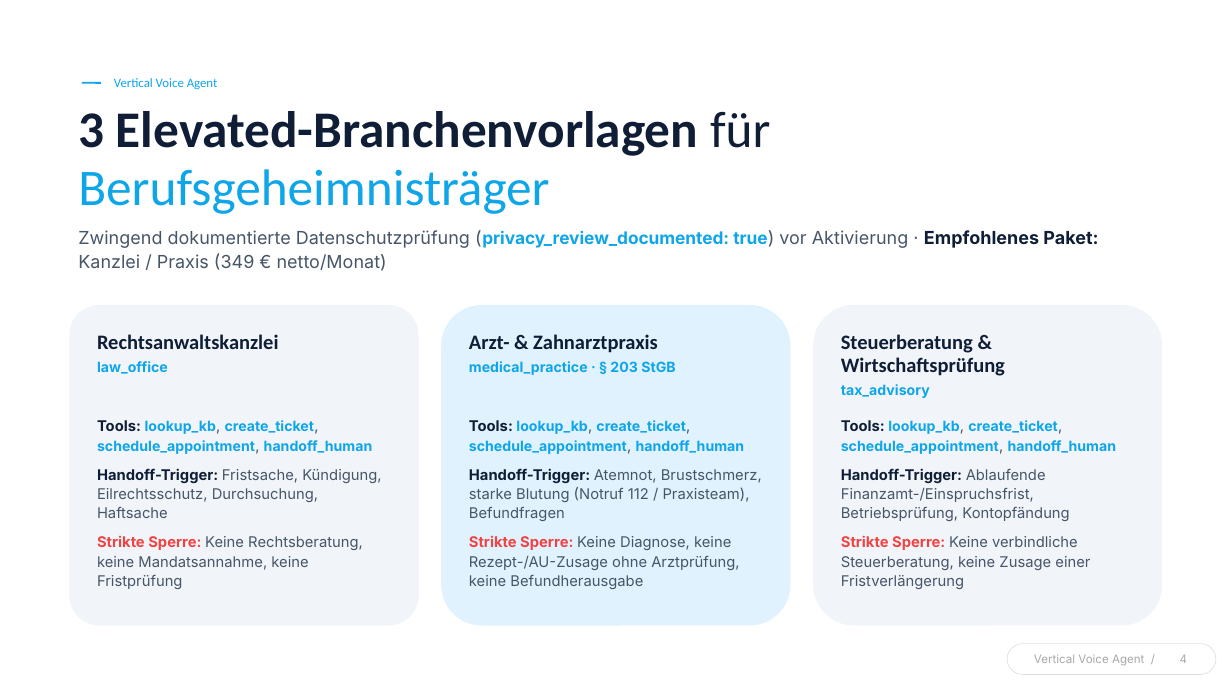
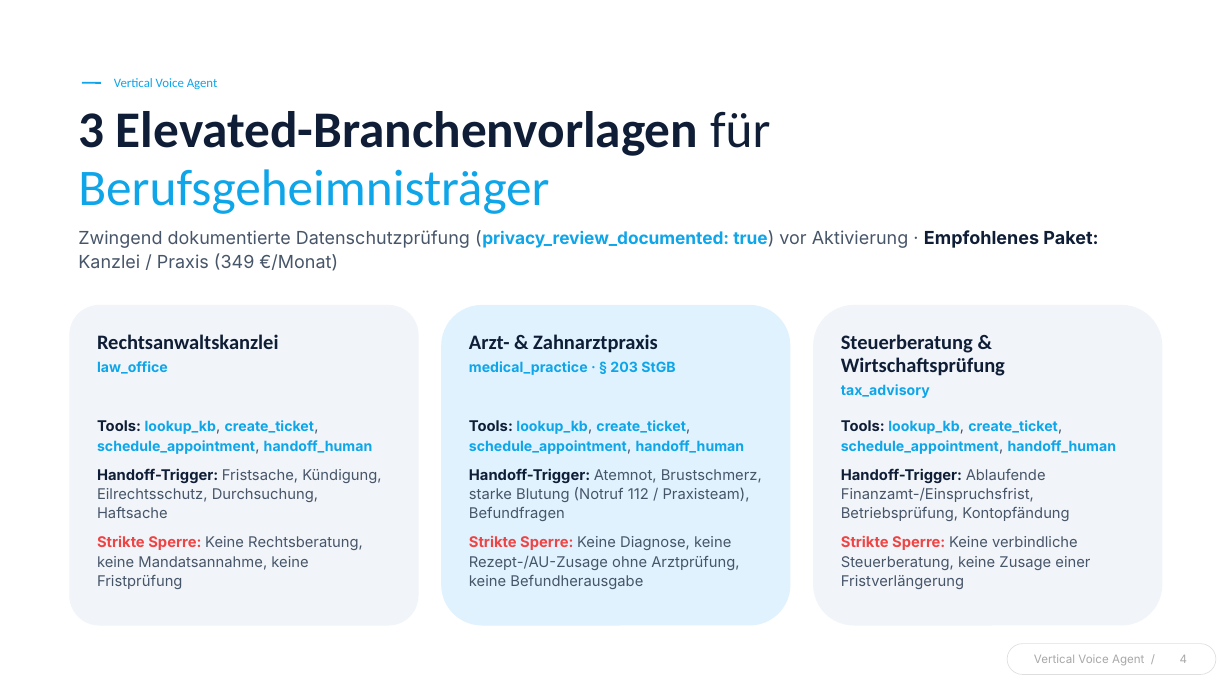
Before and after one commit to realsyncdynamics-spec/vertical-voice-agent, a slide deck: slide 4 of vertical-voice-agent-pitch-deck.pptx. Drawn at 1232x693 pixels with LibreOffice and Linux fonts; fonts in the diff are those of the drawing. Boxes give left, top, right and bottom in pixels: in the first picture for what was removed or moved away, otherwise in the second. Text is boxed around its words. In the diff, an @@ line names an element or a change of style, - is before the commit and + after.

```diff
--- a/vertical-voice-agent-pitch-deck.pptx
+++ b/vertical-voice-agent-pitch-deck.pptx
@@ text at box(78, 230, 1098, 271): text changed @@
-Zwingend dokumentierte Datenschutzprüfung (privacy_review_documented: true) vor Aktivierung · Empfohlenes Paket: Kanzlei / Praxis (349 € netto/Monat)
+Zwingend dokumentierte Datenschutzprüfung (privacy_review_documented: true) vor Aktivierung · Empfohlenes Paket: Kanzlei / Praxis (349 €/Monat)
```
Also in this commit, not shown: 3 other slides changed, 19 other files.
